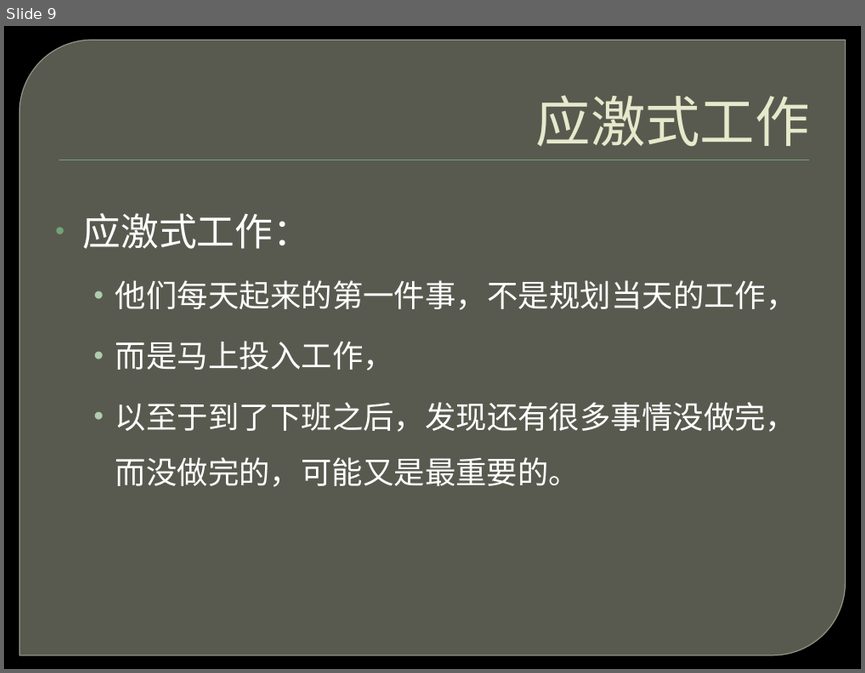
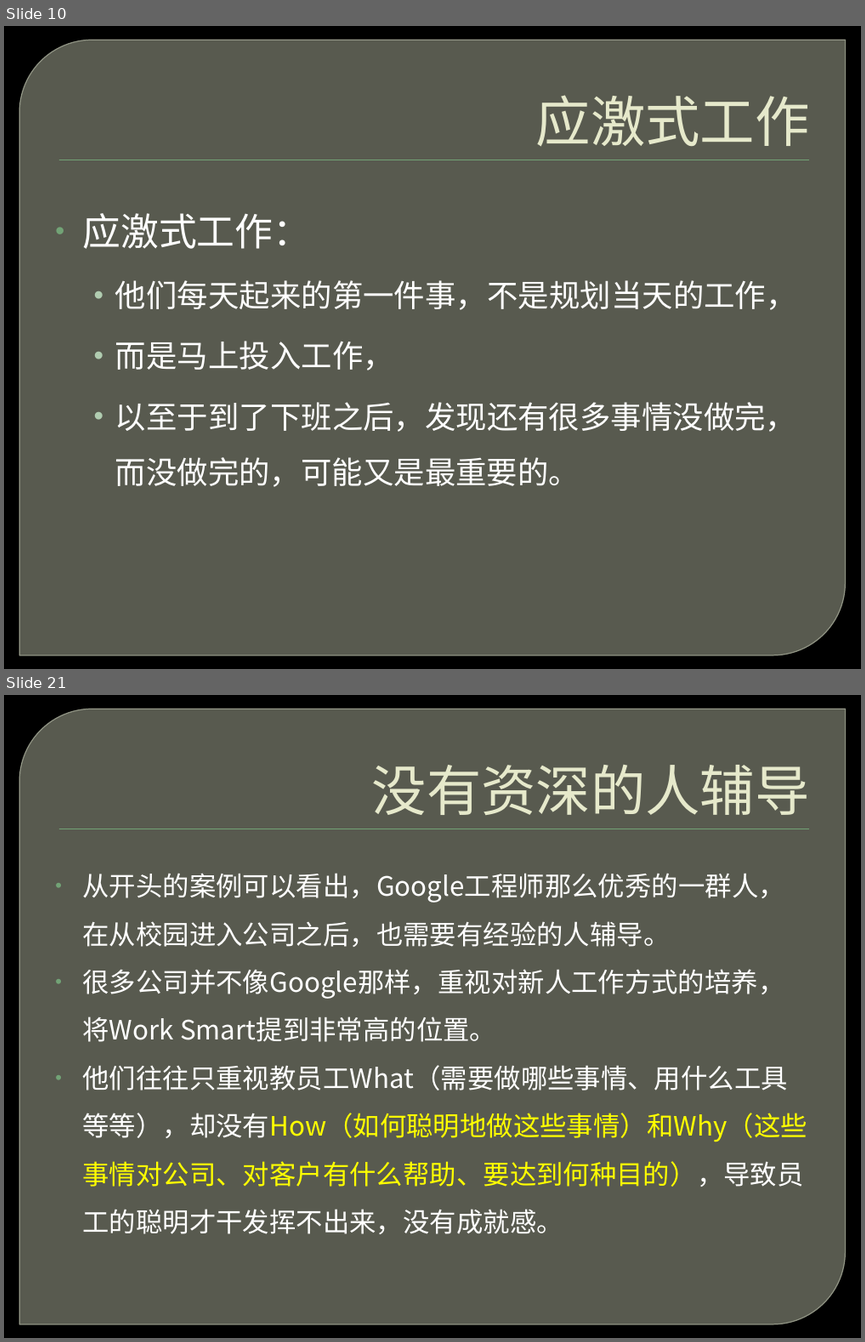
Before and after one commit to ghj1976/lecture, a slide deck: 工作方式/累死你的不是工作，而是工作方式.pptx. Shown one above the other, each under a label of ours: slide 9 before the commit, slides 10 and 21 after it; the slides between them are not shown. The pictures are 865x673 and 865x1342 pixels, drawn with LibreOffice and Linux fonts; fonts in the diff are those of the drawing; background and template pictures are left out. Boxes give left, top, right and bottom in pixels: in the first picture for what was removed or moved away, otherwise in the second. Text is boxed around its words. In the diff, an @@ line names an element or a change of style, - is before the commit and + after.

Commit message:
工作方式和纸飞机游戏ppt

```diff
--- a/工作方式/累死你的不是工作，而是工作方式.pptx
+++ b/工作方式/累死你的不是工作，而是工作方式.pptx
@@ slide 21 added at (4, 695, 861, 1338), background picture (left out); not listed: 2 template elements that a slide beside it also shows @@
@@ title added at (372, 765, 810, 815), 46 pt, text #E7EACB @@
+没有资深的人辅导
@@ text added at (83, 873, 807, 1234), 22.4 pt, text #FFFFFF @@
+• 从开头的案例可以看出，Google工程师那么优秀的一群人，在从校园进入公司之后，也需要有经验的人辅导。
+• 很多公司并不像Google那样，重视对新人工作方式的培养，将Work Smart提到非常高的位置。
+• 他们往往只重视教员工What（需要做哪些事情、用什么工具等等），却没有How（如何聪明地做这些事情）和Why（这些事情对公司、对客户有什么帮助、要达到何种目的），导致员工的聪明才干发挥不出来，没有成就感。
@@ what was slide 9 is now slide 10 @@
```
Also in this commit, not shown: 9 slides changed, 11 other slides added, 1 slide removed.
